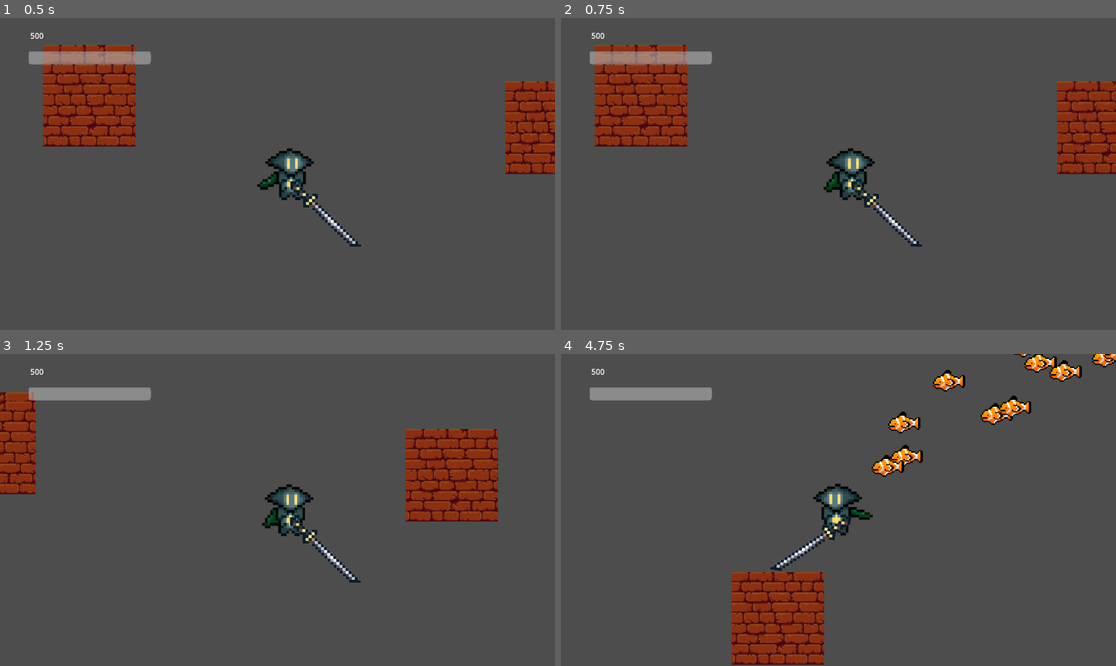
Above: before the commit, frames 1-4 (two rows, left to right).
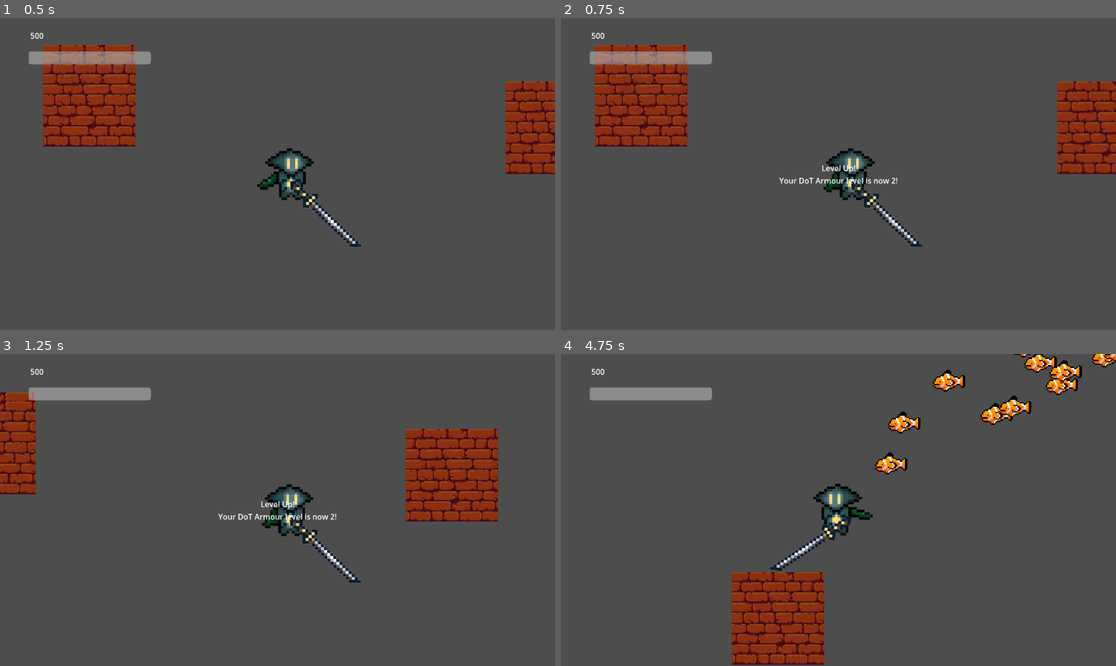
Above: after the commit, the same moments.

Repository: CommanderTuna999/Ocean-Game
Game: Godot game, scene res://Scenes/Game.tscn
Two runs of this game, one before a commit and one after it. Both use one fixed random seed, a clock stepped at 60 frames per second and the inputs below. The engine's default icon, where the game draws it, is replaced by a stand-in: a white triangle on a blue panel in a dark square.
Inputs (mouse positions are in pixels of both pictures, inside the frame that each line leads up to):
- Up to frame 1 (0.5 s): no input
- Up to frame 2 (0.75 s): move the mouse to (960, 158) at 0.52 s; hold D (Right) from 0.53 s (still down); tap N (armour_level_test, bound only after the commit) at 0.6 s
- Up to frame 3 (1.25 s): keep holding D (Right); tap W (Up) at 0.77, 0.8, 1.07 s
- Up to frame 4 (4.75 s): move the mouse to (727, 525) at 1.27 s; tap W (Up) at 1.35, 1.52, 1.82, 2.3, 3.02, 3.32, 3.77, 3.8, 4.07, 4.52 s; tap N (armour_level_test, bound only after the commit) at 1.55, 3.05, 4.55 s; move the mouse to (894, 441) at 2.02 s; release D (Right) at 2.03 s; hold A (Left) 2.03-2.78 s; tap Q (Dash) at 2.1 s; move the mouse to (810, 572) at 2.77 s; hold D (Right) 2.78-4.28 s; tap Space (Harpoon) at 2.85 s; move the mouse to (1005, 556) at 3.52 s; hold Shift (Shift) 3.53-4.28 s; move the mouse to (672, 463) at 4.27 s; hold A (Left) from 4.28 s (still down); click (672, 463) at 4.35 s

Frame 1 is identical in both runs. In frame 2, 0.3% of the frame differs, in the area x 39-61%, y 47-54%; in frame 3, 0.3%; in frame 4, 0.7%, in the area x 55-94%, y 7-40%.

Commit message:
fudge this
im fed up with the DoT code if anybody can properly optimise it sure

- added DoT armour
- pick it up in the bottom left
- spread damage over time
- higher levels make it spread over a longer time but is bugged rn
- will fix tmrw dont remove it because there's no problem unless you pick the armour up
- bugs at level 7 (press n to level up for free)

Diff:
--- a/main game---ocean-thing/Scenes/Game.tscn
+++ b/main game---ocean-thing/Scenes/Game.tscn
@@ -1,13 +1,15 @@
 [gd_scene format=3 uid="uid://bgqp8w4nt7h7l"]
 
 [ext_resource type="PackedScene" uid="uid://bdqbpmxw31kbp" path="res://Scenes/player.tscn" id="1_gl6un"]
+[ext_resource type="Script" uid="uid://cjstsrn0kl0mb" path="res://Scripts/canvaslayer_popups.gd" id="3_bf53h"]
+[ext_resource type="Script" uid="uid://ffyg2qo1fclc" path="res://Scripts/armour_level_label.gd" id="4_71axn"]
 [ext_resource type="PackedScene" uid="uid://ony1pqjkvd1j" path="res://Scenes/clownfish.tscn" id="4_kldst"]
 [ext_resource type="PackedScene" uid="uid://vpeush0nlhjd" path="res://Scenes/shark.tscn" id="5_7lihs"]
 [ext_resource type="PackedScene" uid="uid://ugr4xifmou0g" path="res://Scenes/weapon.tscn" id="5_b2bpf"]
 [ext_resource type="PackedScene" uid="uid://b7brt10lbkmsj" path="res://Scenes/tile_map.tscn" id="5_fgofq"]
-[ext_resource type="Script" uid="uid://ppdc2n30qyie" path="res://Scenes/test_armour_1.gd" id="6_2irst"]
+[ext_resource type="Script" uid="uid://ppdc2n30qyie" path="res://Scripts/test_armour_1.gd" id="6_2irst"]
 [ext_resource type="Texture2D" uid="uid://b402fgvpvj5jx" path="res://icon.svg" id="7_bf53h"]
-[ext_resource type="Script" uid="uid://by4l5aip8ooh3" path="res://Scenes/sprite_2d(test_armour).gd" id="8_71axn"]
+[ext_resource type="Script" uid="uid://by4l5aip8ooh3" path="res://Scripts/sprite_2d(test_armour).gd" id="8_71axn"]
 
 [sub_resource type="RectangleShape2D" id="RectangleShape2D_2irst"]
 size = Vector2(75, 73)
@@ -25,6 +27,7 @@
 [node name="UI" type="Node" parent="." unique_id=1877946204]
 
 [node name="CanvasLayer" type="CanvasLayer" parent="UI" unique_id=1757526076]
+script = ExtResource("3_bf53h")
 
 [node name="health_label" type="Label" parent="UI/CanvasLayer" unique_id=1764853478]
 offset_left = 63.0
@@ -52,6 +55,54 @@
 offset_bottom = 96.0
 max_value = 500.0
 
+[node name="Panel" type="Panel" parent="UI/CanvasLayer" unique_id=855191754]
+visible = false
+anchors_preset = 8
+anchor_left = 0.5
+anchor_top = 0.5
+anchor_right = 0.5
+anchor_bottom = 0.5
+offset_left = -769.0
+offset_top = -337.0
+offset_right = 769.0
+offset_bottom = 337.0
+grow_horizontal = 2
+grow_vertical = 2
+
+[node name="Label" type="Label" parent="UI/CanvasLayer/Panel" unique_id=931588374]
+layout_mode = 1
+anchors_preset = 8
+anchor_left = 0.5
+anchor_top = 0.5
+anchor_right = 0.5
+anchor_bottom = 0.5
+offset_left = -765.0
+offset_top = -332.0
+offset_right = 765.0
+offset_bottom = 332.0
+grow_horizontal = 2
+grow_vertical = 2
+theme_override_font_sizes/font_size = 50
+horizontal_alignment = 1
+vertical_alignment = 1
+
+[node name="LevelUpLabel" type="Label" parent="UI/CanvasLayer" unique_id=609736575]
+visible = false
+anchors_preset = 8
+anchor_left = 0.5
+anchor_top = 0.5
+anchor_right = 0.5
+anchor_bottom = 0.5
+offset_left = -20.0
+offset_top = -11.5
+offset_right = 20.0
+offset_bottom = 11.5
+grow_horizontal = 2
+grow_vertical = 2
+horizontal_alignment = 1
+vertical_alignment = 1
+script = ExtResource("4_71axn")
+
 [node name="clownfish_folder" type="Node" parent="." unique_id=1112951759]
 
 [node name="clownfish" parent="clownfish_folder" unique_id=1111911240 instance=ExtResource("4_kldst")]
@@ -259,7 +310,7 @@
 position = Vector2(20.00003, 60.99997)
 
 [node name="clownfish69" parent="clownfish_folder" unique_id=353920231 instance=ExtResource("4_kldst")]
-position = Vector2(20.000061, 15.9999695)
+position = Vector2(106, -22)
 
 [node name="clownfish70" parent="clownfish_folder" unique_id=2078810234 instance=ExtResource("4_kldst")]
 position = Vector2(132.00003, 31.99997)
--- /dev/null
+++ b/main game---ocean-thing/Scripts/armour_level_label.gd
@@ -0,0 +1,10 @@
+extends Label
+
+func show_level_up(level):
+	text = "Level Up!\nYour DoT Armour level is now %d!" % (level + 1)
+
+	visible = true
+
+	await get_tree().create_timer(3.0).timeout
+
+	visible = false
--- /dev/null
+++ b/main game---ocean-thing/Scripts/canvaslayer_popups.gd
@@ -0,0 +1,9 @@
+extends CanvasLayer
+
+func show_item_popup(item_name, message):
+	$Panel.visible = true
+	$Panel/Label.text = message
+
+	await get_tree().create_timer(5.0).timeout
+
+	$Panel.visible = false
--- a/main game---ocean-thing/Scripts/player.gd
+++ b/main game---ocean-thing/Scripts/player.gd
@@ -48,7 +48,11 @@
 
 #test armour
 var armour_DoT: bool = false
-var DoT_strength: float = 0.2
+var DoT_strength: float = 0.2 + (armour_DoT_level * 0.05)
+var armour_DoT_level: float = 0
+var can_level_up_N: bool = false
+
+#testing armour levels
 
 #test save thin
 
@@ -375,6 +379,16 @@
 	handle_health_regen(delta)
 	update_health_ui(delta)
 
+	#armour testing level thing
+	if Input.is_action_just_pressed("armour_level_test"):
+		can_level_up_N = false
+		armour_DoT_level += 1
+		DoT_strength += (armour_DoT_level * 0.05)
+		get_tree().current_scene.get_node("UI/CanvasLayer/LevelUpLabel").show_level_up(armour_DoT_level)
+
+		await get_tree().create_timer(0.5).timeout
+		can_level_up_N = true
+
 	if current_health <= 0:
 		get_tree().call_deferred("reload_current_scene")
 
@@ -441,10 +455,11 @@
 			take_player_damage(damage)
 			await get_tree().create_timer(iframe_duration).timeout
 		else:
-			while damage >= damage * DoT_strength:
+			var maxdamage = damage
+			while damage >= maxdamage * DoT_strength:
 				take_player_damage(damage * DoT_strength)
 				damage -= damage * DoT_strength
-				await get_tree().create_timer(DoT_strength * 0.75).timeout
+				await get_tree().create_timer(DoT_strength * 4.0).timeout
 func _on_hurt_area_body_exited(body: Node2D) -> void:
 	damage_occuring = false
 func activate():
--- a/main game---ocean-thing/Scenes/test_armour_1.gd
+++ b/main game---ocean-thing/Scripts/test_armour_1.gd
@@ -1,5 +1,5 @@
 extends Area2D
-
+signal item_obtained(item_name, message)
 @export var target_node: Node
 
 func _ready():
@@ -8,4 +8,8 @@
 func _on_body_entered(body):
 	if body.name == "Player":
 		target_node.activate()
+		$"../UI/CanvasLayer".show_item_popup(
+			"DoT Armour",
+			"You obtained DoT Armour.\nGo to the shopkeeper to unequip, upgrade or change it!"
+		)
 		queue_free()
--- a/main game---ocean-thing/project.godot
+++ b/main game---ocean-thing/project.godot
@@ -77,6 +77,11 @@
 "events": [Object(InputEventKey,"resource_local_to_scene":false,"resource_name":"","device":-1,"window_id":0,"alt_press …(192 unchanged characters)…
 ]
 }
+armour_level_test={
+"deadzone": 0.2,
+"events": [Object(InputEventKey,"resource_local_to_scene":false,"resource_name":"","device":-1,"window_id":0,"alt_pressed":false,"shift_pressed":false,"ctrl_pressed":false,"meta_pressed":false,"pressed":false,"keycode":0,"physical_keycode":78,"key_label":0,"unicode":110,"location":0,"echo":false,"script":null)
+]
+}
 
 [layer_names]
 
Not shown, added: main game---ocean-thing/Scripts/armour_level_label.gd.uid
Not shown, added: main game---ocean-thing/Scripts/canvaslayer_popups.gd.uid
Renamed: main game---ocean-thing/Scenes/sprite_2d(test_armour).gd -> main game---ocean-thing/Scripts/sprite_2d(test_armour).gd
Renamed: main game---ocean-thing/Scenes/sprite_2d(test_armour).gd.uid -> main game---ocean-thing/Scripts/sprite_2d(test_armour).gd.uid
Renamed: main game---ocean-thing/Scenes/test_armour_1.gd.uid -> main game---ocean-thing/Scripts/test_armour_1.gd.uid
